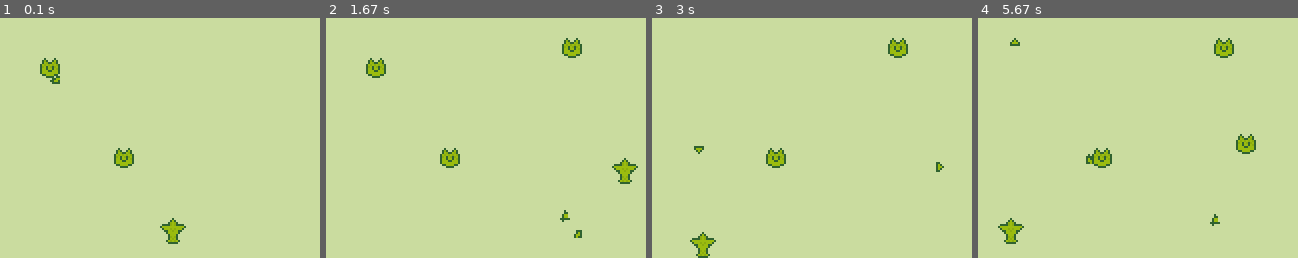
Above: before the commit, frames 1-4 (left to right).
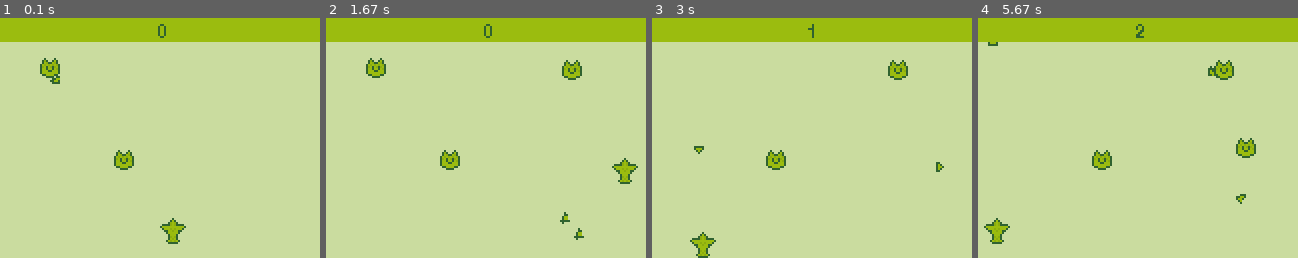
Above: after the commit, the same moments.

Repository: ub-summer/IntroToPythonGameDev
Game: pygame game, started from demo/game.py
The game is run twice, just before and just after one commit, with the same random seed, the same clock (stepped at 60 frames per second) and the same inputs.
Inputs:
- Up to frame 1 (0.1 s): no input
- Up to frame 2 (1.67 s): tap Space at 0.33 s; hold D 0.67-1.13 s; hold W 1.17-1.47 s; hold D from 1.5 s (still down)
- Up to frame 3 (3 s): release D at 1.97 s; hold A 2-2.53 s; tap Space at 2.57, 2.97 s; hold S from 2.9 s (still down)
- Up to frame 4 (5.67 s): release S at 3.2 s; hold A 3.23-3.63 s; tap Space at 3.3, 3.6, 3.73, 4.13, 4.43, 4.8, 5.2, 5.5 s; hold W 3.67-4.03 s; hold D 4.07-4.7 s; hold S 4.73-5.1 s; hold A 5.13-5.6 s; hold D from 5.63 s (still down)

The runs differ from the first frame. In frame 1, 10% of the frame differs, in the area x 0-100%, y 0-64%; in frame 2, 11%; in frame 3, 11%; in frame 4, 13%, in the area x 0-100%, y 0-95%.

Commit message:
render score

Diff:
--- a/demo/game.py
+++ b/demo/game.py
@@ -30,6 +30,15 @@
 projectile_cooldown = 0
 
 spawn_countdown = 0
+
+score = 0
+
+def place_text(text, at):
+    font = pygame.font.Font(pygame.font.match_font("freesansbold"), 12)
+    t = font.render(text, False, "#306230")
+    rect = t.get_rect()
+    rect.center = at
+    screen.blit(t, rect)
 
 def place_image(filename, pos):
     image = pygame.image.load(filename)
@@ -89,7 +98,7 @@
 
     # spawn in new enemies randomly
     if spawn_countdown == 0:
-        create_enemy(Vector2(random.randint(20, 140), random.randint(4, 70)))
+        create_enemy(Vector2(random.randint(20, 140), random.randint(16, 70)))
         spawn_countdown = random.uniform(0.1, 4)
 
     # handle enemies
@@ -110,6 +119,7 @@
             if check_rect(proj_location, BULLET_SIZE, pos, ENEMY_SIZE):
                 enemy["alive"] = False
                 play_sound("ahhhhh_cut.mp3")
+                score += 1
 
         if enemy["alive"]:
             place_image("cat_face.png", enemy["position"])
@@ -135,10 +145,17 @@
             player_pos = Vector2(random.randint(20, 120), PLAYER_START_Y)
             play_sound("ahhhhh_cut.mp3")
 
+
+    new_projectiles = []
+
     # move and draw projectiles
     for proj_location, proj_velocity in projectiles:
         proj_location += proj_velocity
         place_image("bullet.png", proj_location)
+        if proj_location.y > 0:
+            new_projectiles.append((proj_location, proj_velocity))
+
+    projectiles = new_projectiles
 
     # check user input
     keys = pygame.key.get_pressed()
@@ -175,6 +192,10 @@
     # place the player at their position
     place_image("player2.png", player_pos)
 
+    pygame.draw.rect(screen, "#9BBC0F", pygame.rect.Rect(0, 0, 160, 12))
+
+    place_text(str(score), Vector2(screen.get_width() // 2, 7))
+
     # flip() the display to put your work on screen
     pygame.display.flip()
 
